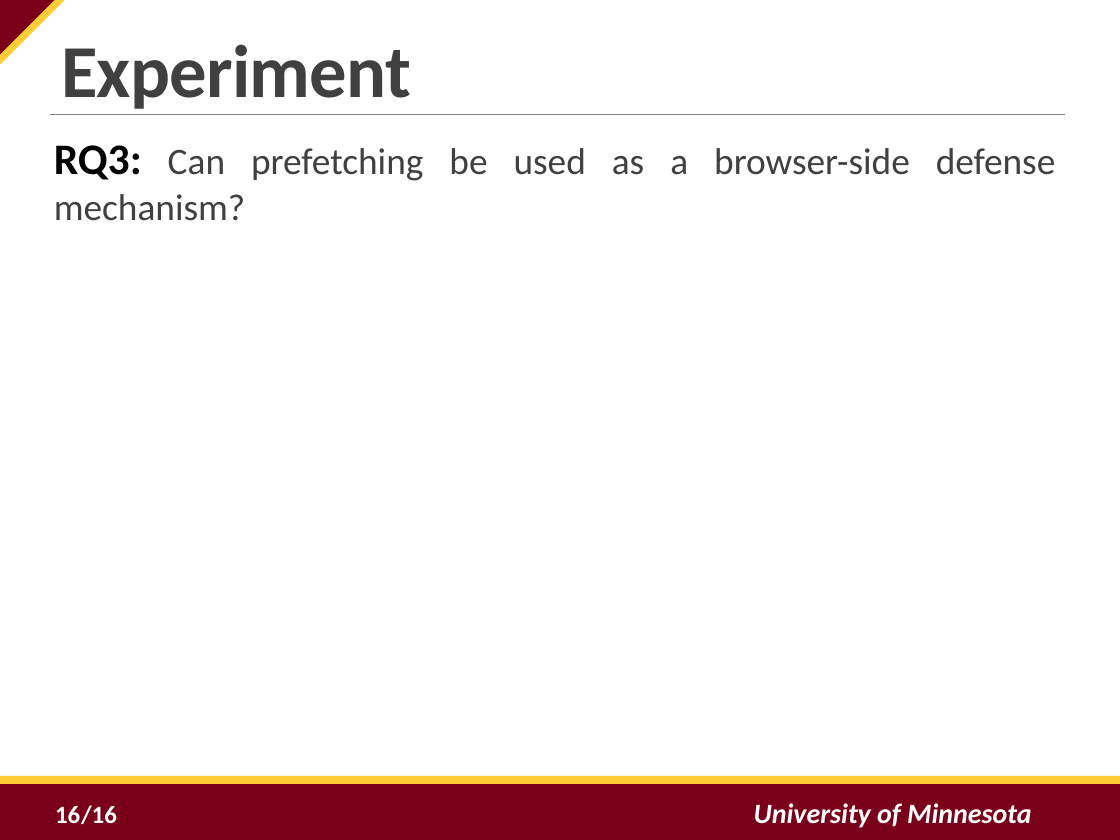
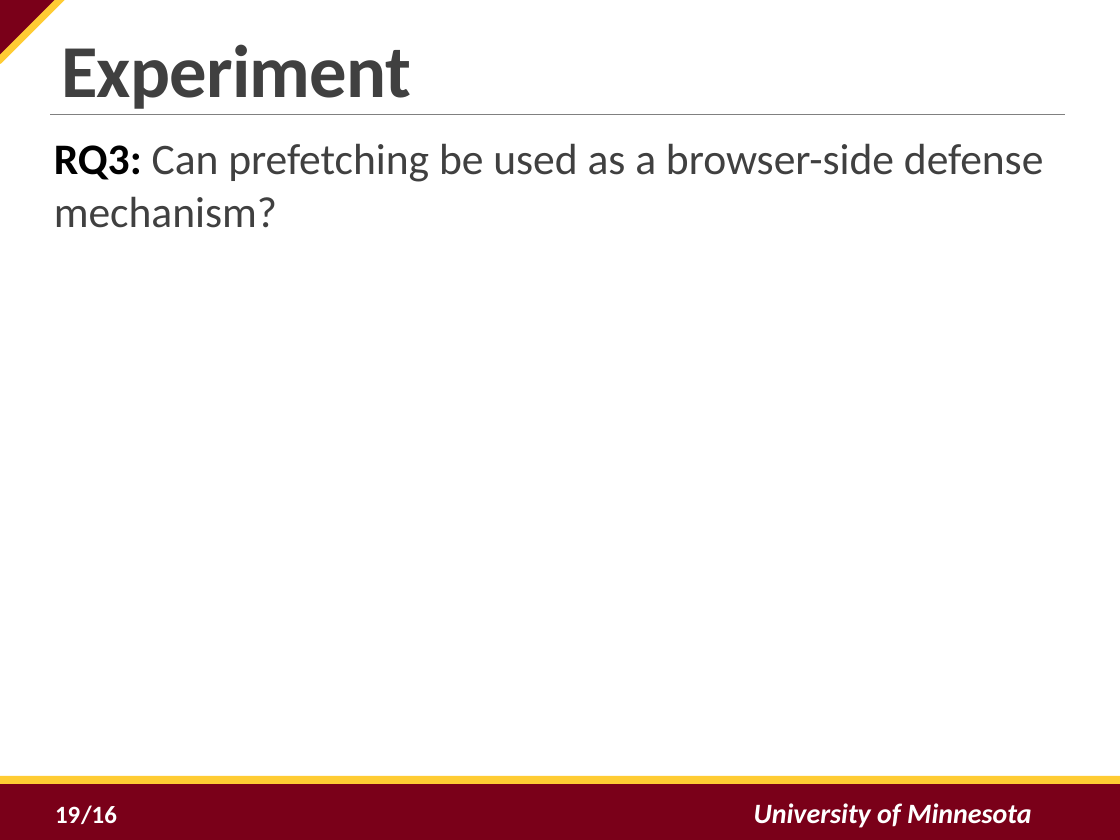
Before and after one commit to tj-byun/link-prefetching-website-fingerprinting-defense, a slide deck: slide 19 of final_presentation.pptx (slide 16 before the commit). Drawn at 1120x840 pixels with LibreOffice and Linux fonts; fonts in the diff are those of the drawing; background and template pictures are left out. Boxes give left, top, right and bottom in pixels: in the first picture for what was removed or moved away, otherwise in the second. Text is boxed around its words. In the diff, an @@ line names an element or a change of style, - is before the commit and + after.

```diff
--- a/final_presentation.pptx
+++ b/final_presentation.pptx
@@ text "RQ3: Can prefetching be used ..." at (54, 143, 1043, 228): size 24 to 28 pt; alignment justified to left @@
@@ page number at (55, 806, 80, 823): text changed @@
-16
+19
```
Also in this commit, not shown: 5 other slides changed, 4 slides added, 1 other file.
